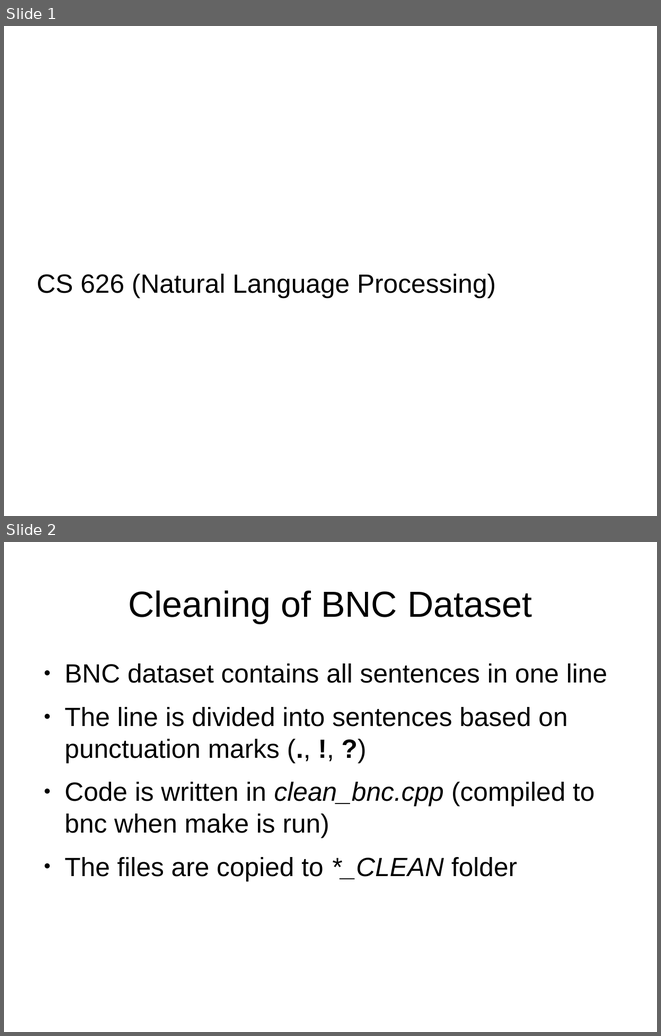
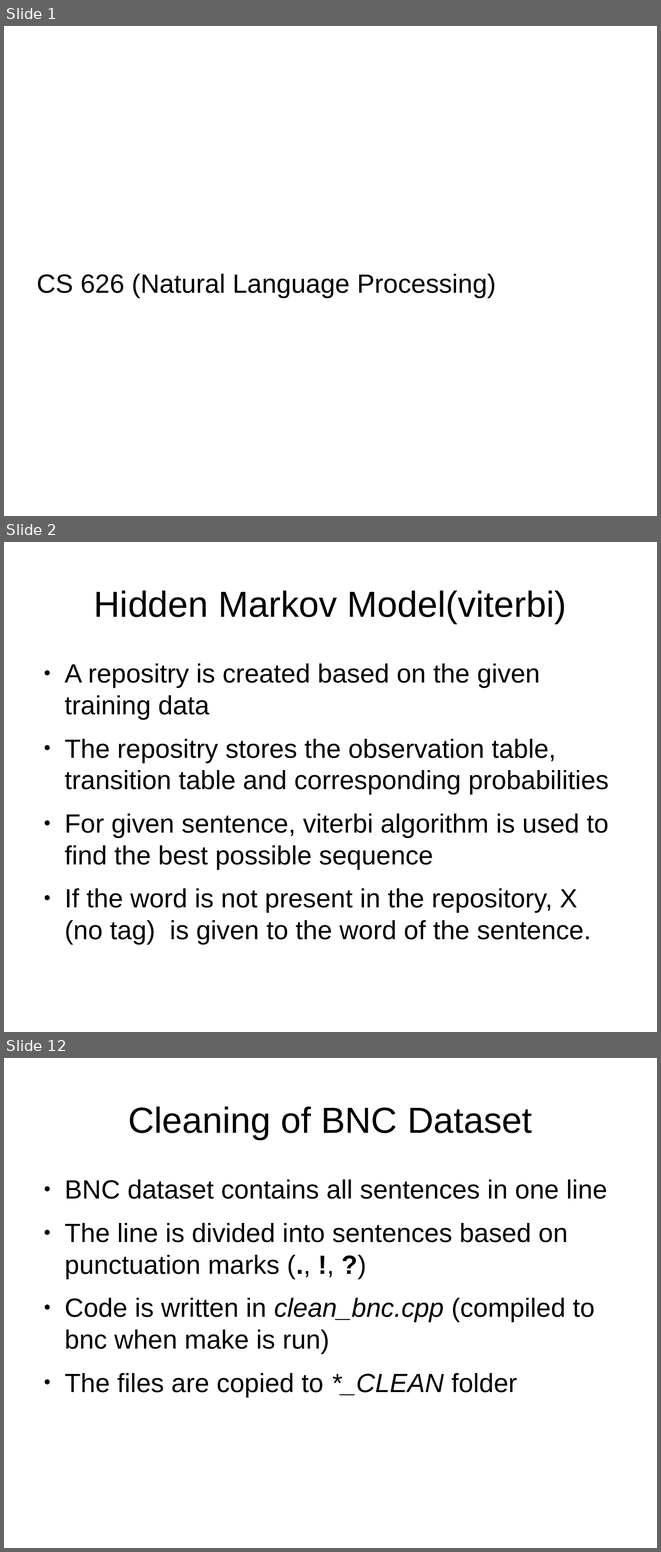
Before and after one commit to mangalaman93/hmm, a slide deck: doc/hmm.odp. Shown one above the other, each under a label of ours: slides 1 and 2 before the commit, slides 1, 2 and 12 after it; the slides between them are not shown. The pictures are 661x1036 and 661x1552 pixels, drawn with LibreOffice and Linux fonts; fonts in the diff are those of the drawing. Boxes give left, top, right and bottom in pixels: in the first picture for what was removed or moved away, otherwise in the second. Text is boxed around its words. In the diff, an @@ line names an element or a change of style, - is before the commit and + after.

```diff
--- a/doc/hmm.odp
+++ b/doc/hmm.odp
@@ slide 2 added at box(4, 542, 657, 1032), background #FFFFFF @@
@@ title added at box(94, 590, 566, 623), 44 pt, text #000000 @@
+Hidden Markov Model(viterbi)
@@ text added at box(64, 663, 609, 944), 32 pt, text #000000 @@
+● A repositry is created based on the given training data
+● The repositry stores the observation table, transition table and corresponding probabilities
+● For given sentence, viterbi algorithm is used to find the best possible sequence
+● If the word is not present in the repository, X (no tag) is given to the word of the sentence.
@@ what was slide 2 is now slide 12 @@
```
Also in this commit, not shown: 3 slides changed, 10 other slides added, 4 other files.
